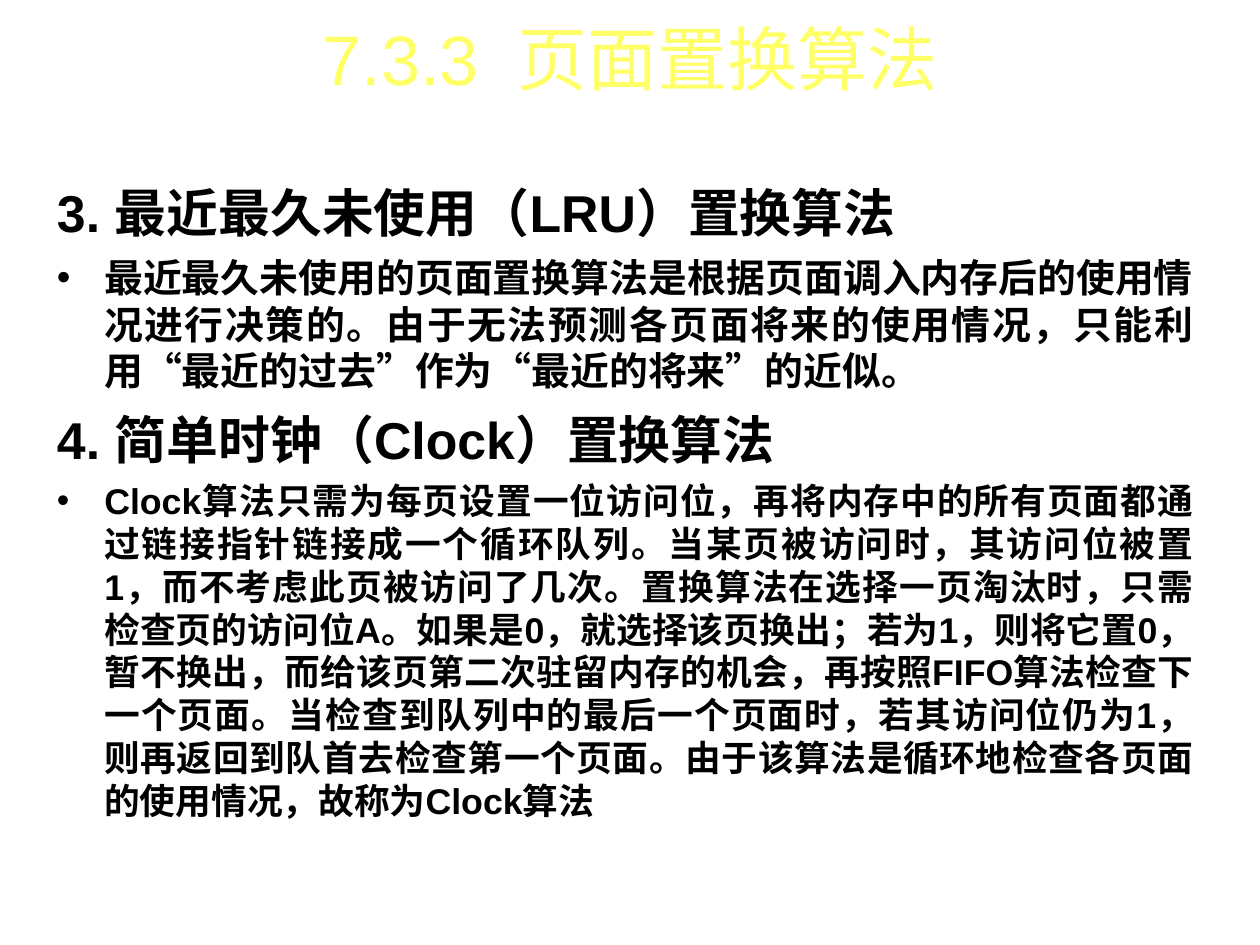
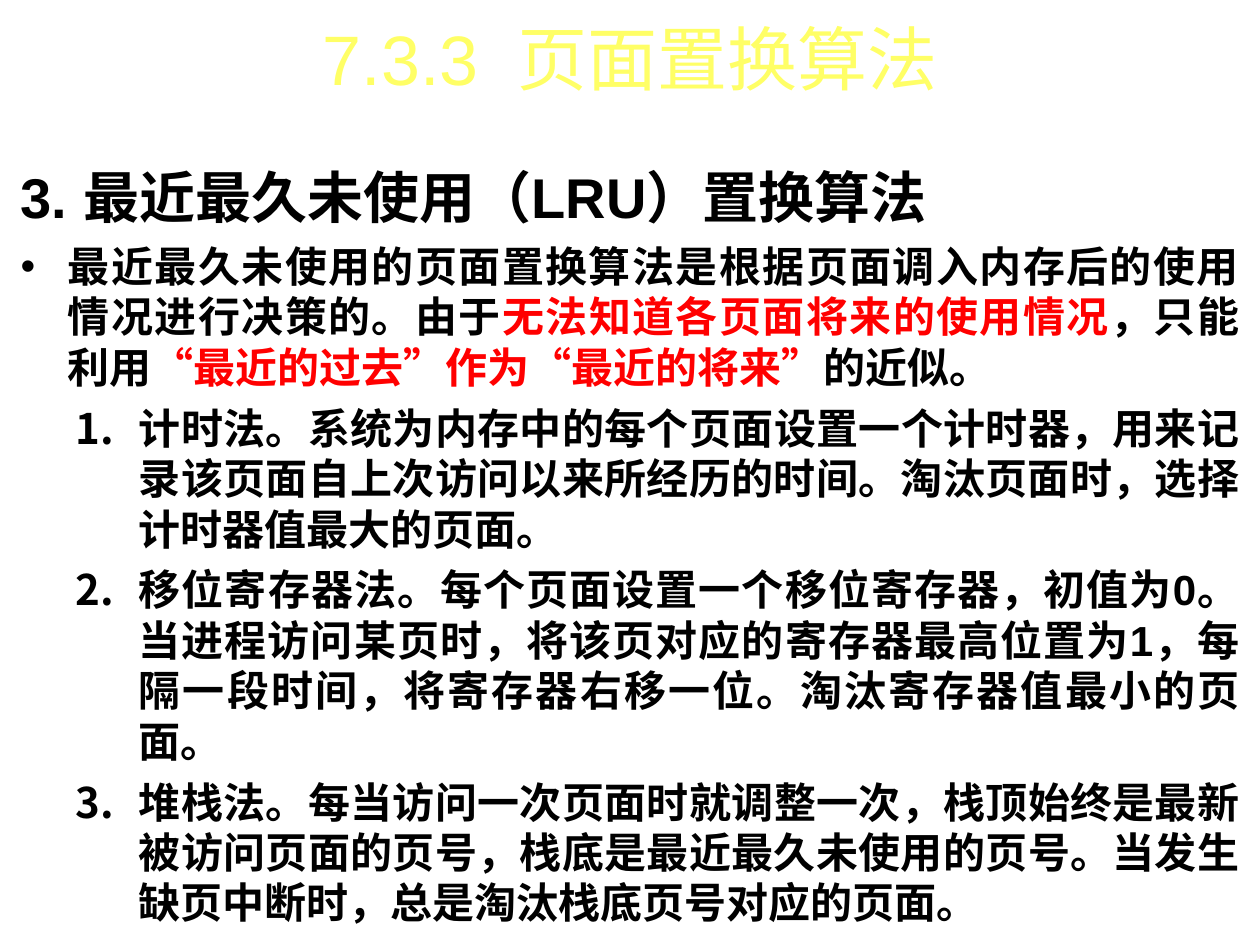
Before and after one commit to FourierAI/Operating-system, a slide deck: slide 25 of 操作系统-第7章.ppt (slide 26 before the commit). Drawn at 1260x945 pixels with LibreOffice and Linux fonts; fonts in the diff are those of the drawing; background and template pictures are left out. Boxes give left, top, right and bottom in pixels: in the first picture for what was removed or moved away, otherwise in the second. Text is boxed around its words. In the diff, an @@ line names an element or a change of style, - is before the commit and + after.

```diff
--- a/操作系统-第7章.ppt
+++ b/操作系统-第7章.ppt
@@ text "3. 最近最久未使用（LRU）置换算法": place and size @@
-text "3. 最近最久未使用（LRU）置换算法" at bbox=[57, 187, 1193, 819]
+text "3. 最近最久未使用（LRU）置换算法" at bbox=[21, 170, 1240, 924]
@@ text at bbox=[21, 170, 927, 224]: size 29.6 to 32 pt in "3. 最近最久未使用（LRU）置换算法" @@
@@ text at bbox=[68, 246, 1240, 924]: text changed; size 20.4 to 24 pt @@
-• 最近最久未使用的页面置换算法是根据页面调入内存后的使用情况进行决策的。由于无法预测各页面将来的使用情况，只能利用“最近的过去”作为“最近的将来”的近似。
-4. 简单时钟（Clock）置换算法
-• Clock算法只需为每页设置一位访问位，再将内存中的所有页面都通过链接指针链接成一个循环队列。当某页被访问时，其访问位被置1，而不考虑此页被访问了几次。置换算法在选择一页淘汰时，只需检查页的访问位A。如果是0，就选择该页换出；若为1，则将它置0，暂不换出，而给该页第二次驻留内存的机会，再按照FIFO算法检查下一个页面。当检查到队列中的最后一个页面时，若其访问位仍为1，则再返回到队首去检查第一个页面。由于该算法是循环地检查各页面的使用情况，故称为Clock算法
+• 最近最久未使用的页面置换算法是根据页面调入内存后的使用情况进行决策的。由于无法知道各页面将来的使用情况，只能利用“最近的过去”作为“最近的将来”的近似。
+  1. 计时法。系统为内存中的每个页面设置一个计时器，用来记录该页面自上次访问以来所经历的时间。淘汰页面时，选择计时器值最大的页面。
+  2. 移位寄存器法。每个页面设置一个移位寄存器，初值为0。当进程访问某页时，将该页对应的寄存器最高位置为1，每隔一段时间，将寄存器右移一位。淘汰寄存器值最小的页面。
+  3. 堆栈法。每当访问一次页面时就调整一次，栈顶始终是最新被访问页面的页号，栈底是最近最久未使用的页号。当发生缺页中断时，总是淘汰栈底页号对应的页面。
```
Also in this commit, not shown: 24 other slides changed, 7 slides added, 27 slides removed, 4 other files.
